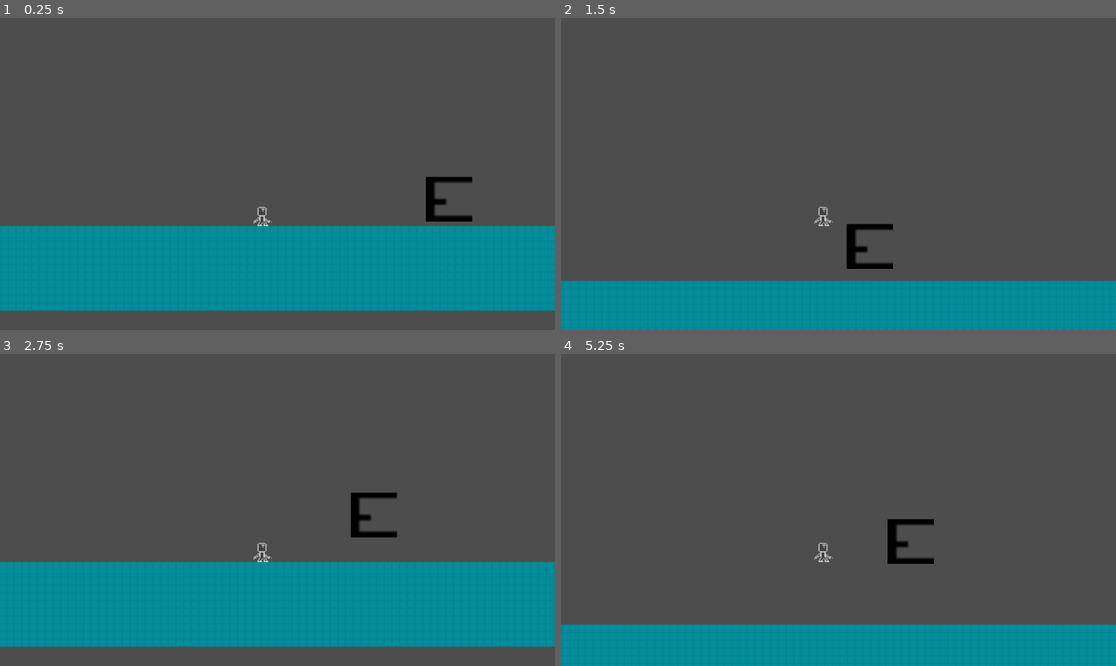
Above: before the commit, frames 1-4 (two rows, left to right).
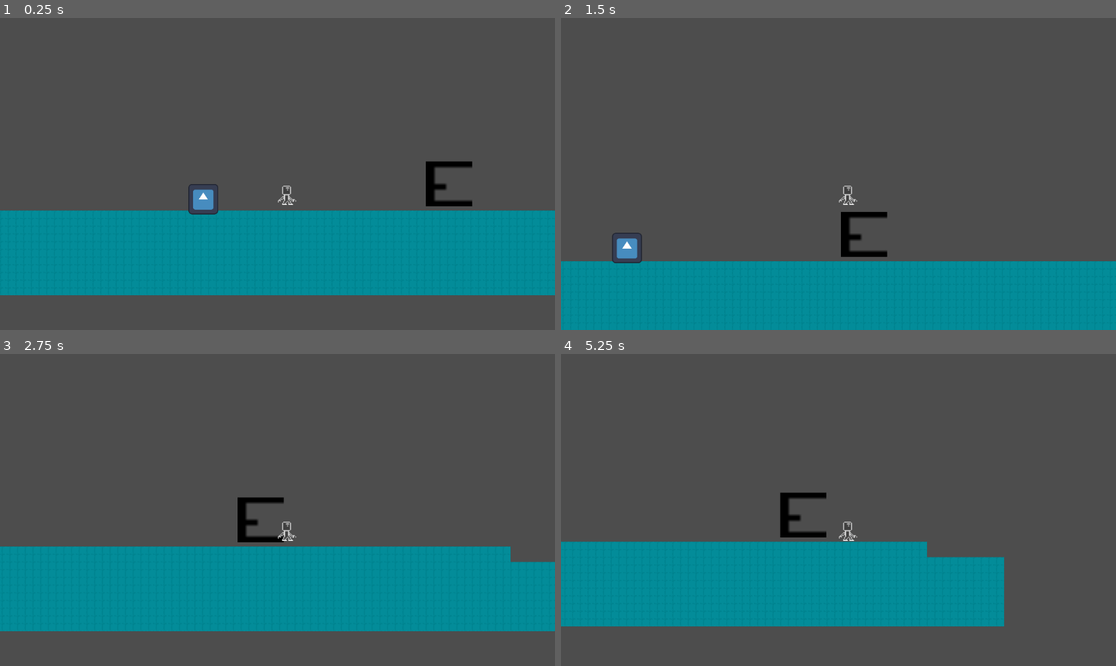
Above: after the commit, the same moments.

Repository: peachyem/ShootingForTheDark
Game: Godot game, scene res://levels/floor.tscn
Two runs of this game, one before a commit and one after it. Both use one fixed random seed, a clock stepped at 60 frames per second and the inputs below. The engine's default icon, where the game draws it, is replaced by a stand-in: a white triangle on a blue panel in a dark square.
Inputs:
- Up to frame 1 (0.25 s): no input
- Up to frame 2 (1.5 s): tap Enter (ui_accept) at 0.5, 0.77 s; hold Right (ui_right) from 0.53 s (still down)
- Up to frame 3 (2.75 s): tap Enter (ui_accept) at 1.52 s; release Right (ui_right) at 2.03 s; hold Left (ui_left) from 2.03 s (still down)
- Up to frame 4 (5.25 s): release Left (ui_left) at 2.78 s; hold Right (ui_right) 2.78-4.28 s; tap Enter (ui_accept) at 3.02, 3.77, 4.52 s; hold Left (ui_left) 4.28-5.03 s; hold Right (ui_right) from 5.03 s (still down)

The runs differ from the first frame. In frame 1, 11% of the frame differs, in the area x 0-100%, y 45-94%; in frame 2, 7.5%; in frame 3, 11%; in frame 4, 34%, in the area x 0-100%, y 44-100%.

Commit message:
physics!yay

Diff:
--- /dev/null
+++ b/entities/interactables/rigid_body_2d.tscn
@@ -0,0 +1,13 @@
+[gd_scene load_steps=3 format=3 uid="uid://ce3skosj1yedp"]
+
+[ext_resource type="Texture2D" uid="uid://diyhvx6rvqkb1" path="res://images/Glass.png" id="1_el8j4"]
+
+[sub_resource type="RectangleShape2D" id="RectangleShape2D_4rd87"]
+
+[node name="RigidBody2D" type="RigidBody2D"]
+
+[node name="CollisionShape2D" type="CollisionShape2D" parent="."]
+shape = SubResource("RectangleShape2D_4rd87")
+
+[node name="Sprite2D" type="Sprite2D" parent="."]
+texture = ExtResource("1_el8j4")
--- /dev/null
+++ b/entities/interactables/rock.tscn
@@ -0,0 +1,19 @@
+[gd_scene load_steps=3 format=3 uid="uid://cdeiryqewf57p"]
+
+[ext_resource type="Texture2D" uid="uid://bqai71b1t4k2y" path="res://images/icon.svg" id="1_d6rlu"]
+
+[sub_resource type="RectangleShape2D" id="RectangleShape2D_4rd87"]
+size = Vector2(61, 54)
+
+[node name="RigidBody2D" type="RigidBody2D"]
+collision_layer = 4
+collision_mask = 7
+
+[node name="CollisionShape2D" type="CollisionShape2D" parent="."]
+position = Vector2(33.5, 33)
+shape = SubResource("RectangleShape2D_4rd87")
+
+[node name="Sprite2D" type="Sprite2D" parent="."]
+position = Vector2(33, 32.5)
+scale = Vector2(0.484375, 0.492188)
+texture = ExtResource("1_d6rlu")
--- a/entities/player/player_w_camera.tscn
+++ b/entities/player/player_w_camera.tscn
@@ -3,18 +3,19 @@
 [ext_resource type="Texture2D" uid="uid://ci5pdr2idycm6" path="res://images/Jomb.png" id="1_ew0fa"]
 
 [sub_resource type="RectangleShape2D" id="RectangleShape2D_8i4eq"]
-size = Vector2(24, 41.5)
+size = Vector2(38, 43)
 
 [node name="Player" type="CharacterBody2D"]
 collision_layer = 3
+collision_mask = 7
 
 [node name="Camera2D" type="Camera2D" parent="."]
 
-[node name="CollisionShape2D" type="CollisionShape2D" parent="."]
-position = Vector2(-30, 86.75)
-shape = SubResource("RectangleShape2D_8i4eq")
-
-[node name="Sprite2D" type="Sprite2D" parent="CollisionShape2D"]
-position = Vector2(1, -10.75)
+[node name="Sprite2D" type="Sprite2D" parent="."]
+position = Vector2(22, 32)
 scale = Vector2(2.125, 2)
 texture = ExtResource("1_ew0fa")
+
+[node name="CollisionShape2D" type="CollisionShape2D" parent="."]
+position = Vector2(19, 44.5)
+shape = SubResource("RectangleShape2D_8i4eq")
--- a/levels/floor.tscn
+++ b/levels/floor.tscn
@@ -1,9 +1,10 @@
-[gd_scene load_steps=5 format=3 uid="uid://c5ngmeihkn4oh"]
+[gd_scene load_steps=6 format=3 uid="uid://c5ngmeihkn4oh"]
 
 [ext_resource type="TileSet" uid="uid://ddbiuacnrr2wy" path="res://tilemaps/glass.tres" id="1_5ac1f"]
 [ext_resource type="PackedScene" uid="uid://cu7vtwgge2k0j" path="res://entities/player/player_w_camera.tscn" id="2_qm3ec"]
 [ext_resource type="Script" path="res://scripts/player_control.gd" id="3_e8i3u"]
 [ext_resource type="PackedScene" uid="uid://ddh0i6mt878tx" path="res://entities/enemies/enemy.tscn" id="4_n7hp7"]
+[ext_resource type="PackedScene" uid="uid://cdeiryqewf57p" path="res://entities/interactables/rock.tscn" id="5_d3up1"]
 
 [node name="Floor" type="Node2D"]
 
@@ -18,3 +19,6 @@
 [node name="Player" parent="." instance=ExtResource("2_qm3ec")]
 position = Vector2(63, 227)
 script = ExtResource("3_e8i3u")
+
+[node name="RigidBody2D" parent="." instance=ExtResource("5_d3up1")]
+position = Vector2(-124, 251)
--- a/project.godot
+++ b/project.godot
@@ -41,3 +41,9 @@
 , Object(InputEventKey,"resource_local_to_scene":false,"resource_name":"","device":-1,"window_id":0,"alt_pressed":false,"shift_pressed":false,"ctrl_pressed":false,"meta_pressed":false,"pressed":false,"keycode":0,"physical_keycode":4194321,"key_label":0,"unicode":0,"echo":false,"script":null)
 ]
 }
+
+[layer_names]
+
+2d_physics/layer_1="world"
+2d_physics/layer_2="player"
+2d_physics/layer_3="items"
--- a/scripts/enemy.gd
+++ b/scripts/enemy.gd
@@ -6,7 +6,7 @@
 
 func _physics_process(delta):
 	if player_chase:
-		position += (player.position - position)/speed
+		position.x += (player.position.x - position.x)/speed
 
 
 func _on_detection_area_body_entered(body):
--- a/scripts/player_control.gd
+++ b/scripts/player_control.gd
@@ -8,6 +8,8 @@
 var gravity = ProjectSettings.get_setting("physics/2d/default_gravity")
 var was_in_air : bool = false
 var has_double_jumped : bool = false
+var push_force = 80.00
+
 
 func _physics_process(delta):
 	# Add the gravity.
@@ -37,3 +39,8 @@
 		velocity.x = move_toward(velocity.x, 0, SPEED)
 
 	move_and_slide()
+
+	for i in get_slide_collision_count():
+		var c = get_slide_collision(i)
+		if c.get_collider() is RigidBody2D:
+			c.get_collider().apply_central_impulse(-c.get_normal() * push_force)
Not shown: 1 places in levels/level_1.tscn that only renumber resources
